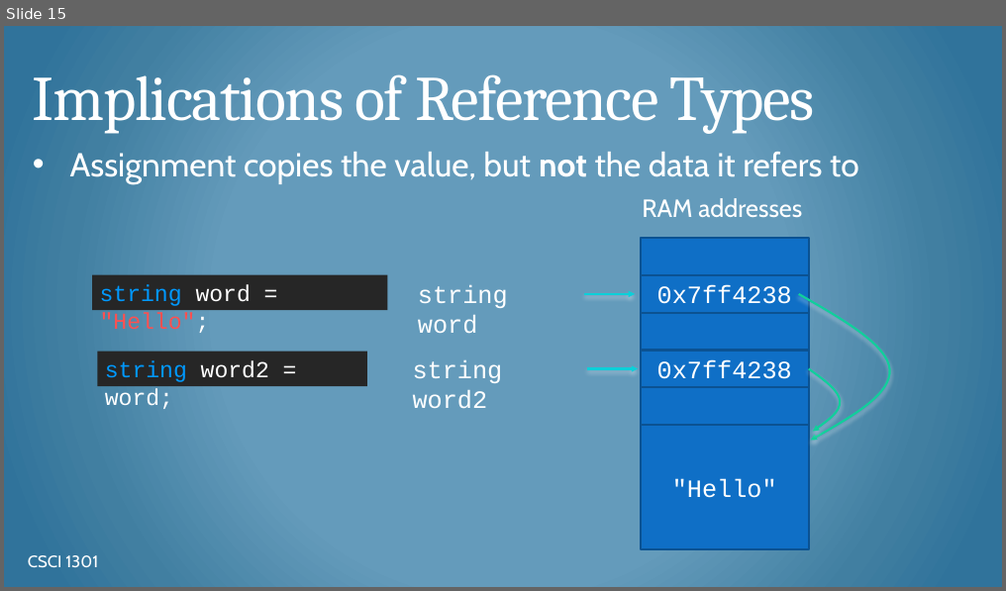
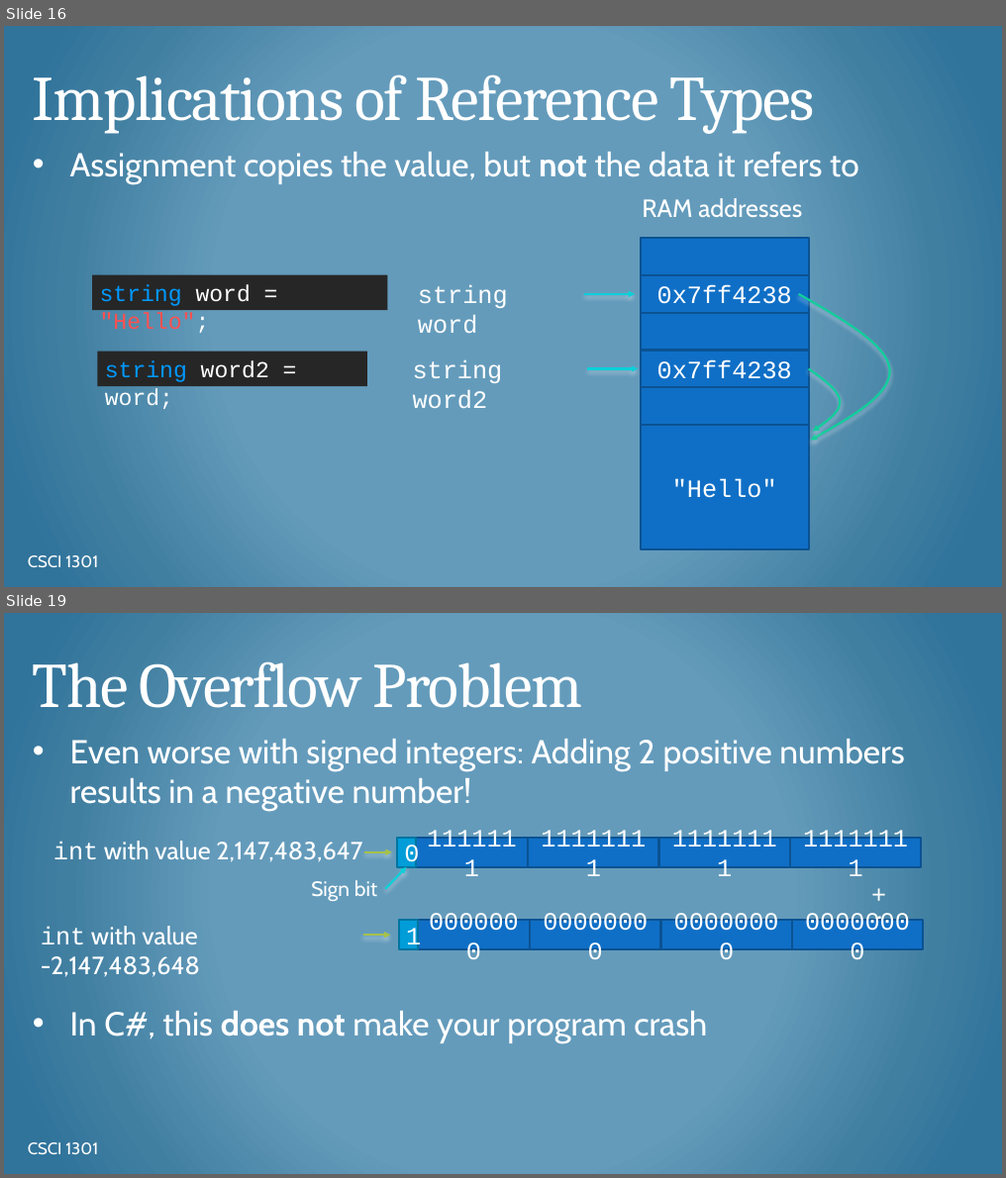
Before and after one commit to csci-1301/csci-1301.github.io, a slide deck: lectures/030_datatypes_and_variables/Datatypes-Variables-Details.pptx. Shown one above the other, each under a label of ours: slide 15 before the commit, slides 16 and 19 after it; the slides between them are not shown. The pictures are 1006x591 and 1006x1178 pixels, drawn with LibreOffice and Linux fonts; fonts in the diff are those of the drawing; background and template pictures are left out. Boxes give left, top, right and bottom in pixels: in the first picture for what was removed or moved away, otherwise in the second. Text is boxed around its words. In the diff, an @@ line names an element or a change of style, - is before the commit and + after.

Commit message:
Added slides on overflow and underflow
These topics can go with the "More details" lecture on datatypes and variables.

```diff
--- a/lectures/030_datatypes_and_variables/Datatypes-Variables-Details.pptx
+++ b/lectures/030_datatypes_and_variables/Datatypes-Variables-Details.pptx
@@ slide 19 added at (x1=4, y1=613, x2=1002, y2=1174), background gradient #659ABC to #427FA1 to #30759B @@
@@ title added at (x1=33, y1=662, x2=583, y2=708), 61 pt, text #FFFFFF @@
+The Overflow Problem
@@ text added at (x1=70, y1=739, x2=904, y2=1044), 32 pt, text #FFFFFF @@
+• Even worse with signed integers: Adding 2 positive numbers results in a negative number!
+• In C#, this does not make your program crash
@@ text added at (x1=54, y1=841, x2=362, y2=862), 24 pt, text #FFFFFF @@
+int with value 2,147,483,647
@@ rectangle added at (x1=397, y1=838, x2=416, y2=867), fill #009DD9, outline #0074A1 2 pt, 24 pt, text #FFFFFF @@
+0
@@ rectangle added at (x1=416, y1=838, x2=528, y2=867), fill #0F6FC6, outline #0B5292 2 pt, 24 pt, text #FFFFFF @@
+1111111
@@ rectangle added at (x1=528, y1=838, x2=659, y2=867), fill #0F6FC6, outline #0B5292 2 pt, 24 pt, text #FFFFFF @@
+11111111
@@ rectangle added at (x1=659, y1=838, x2=790, y2=867), fill #0F6FC6, outline #0B5292 2 pt, 24 pt, text #FFFFFF @@
+11111111
@@ rectangle added at (x1=790, y1=838, x2=921, y2=867), fill #0F6FC6, outline #0B5292 2 pt, 24 pt, text #FFFFFF @@
+11111111
@@ arrow added from (364, 853) to (392, 853), #A5C249 2 pt @@
@@ arrow added from (385, 889) to (406, 867), #0BD0D9 2 pt @@
@@ text added at (x1=848, y1=859, x2=863, y2=876), 24 pt, text #FFFFFF @@
++ 1
@@ text added at (x1=311, y1=880, x2=377, y2=901), 20 pt, text #FFFFFF @@
+Sign bit
@@ text added at (x1=41, y1=926, x2=200, y2=977), 24 pt, text #FFFFFF @@
+int with value -2,147,483,648
@@ arrow added from (362, 935) to (390, 935), #A5C249 2 pt @@
@@ rectangle added at (x1=399, y1=920, x2=417, y2=950), fill #009DD9, outline #0074A1 2 pt, 24 pt, text #FFFFFF @@
+1
@@ rectangle added at (x1=417, y1=920, x2=530, y2=950), fill #0F6FC6, outline #0B5292 2 pt, 24 pt, text #FFFFFF @@
+0000000
@@ rectangle added at (x1=530, y1=920, x2=660, y2=950), fill #0F6FC6, outline #0B5292 2 pt, 24 pt, text #FFFFFF @@
+00000000
@@ rectangle added at (x1=660, y1=920, x2=792, y2=950), fill #0F6FC6, outline #0B5292 2 pt, 24 pt, text #FFFFFF @@
+00000000
@@ rectangle added at (x1=792, y1=920, x2=923, y2=950), fill #0F6FC6, outline #0B5292 2 pt, 24 pt, text #FFFFFF @@
+00000000
@@ text added at (x1=28, y1=1143, x2=98, y2=1156), 16 pt, text #FFFFFF @@
+CSCI 1301
@@ what was slide 15 is now slide 16 @@
```
Also in this commit, not shown: 4 slides changed, 5 other slides added, 1 slide removed, 1 other file.
